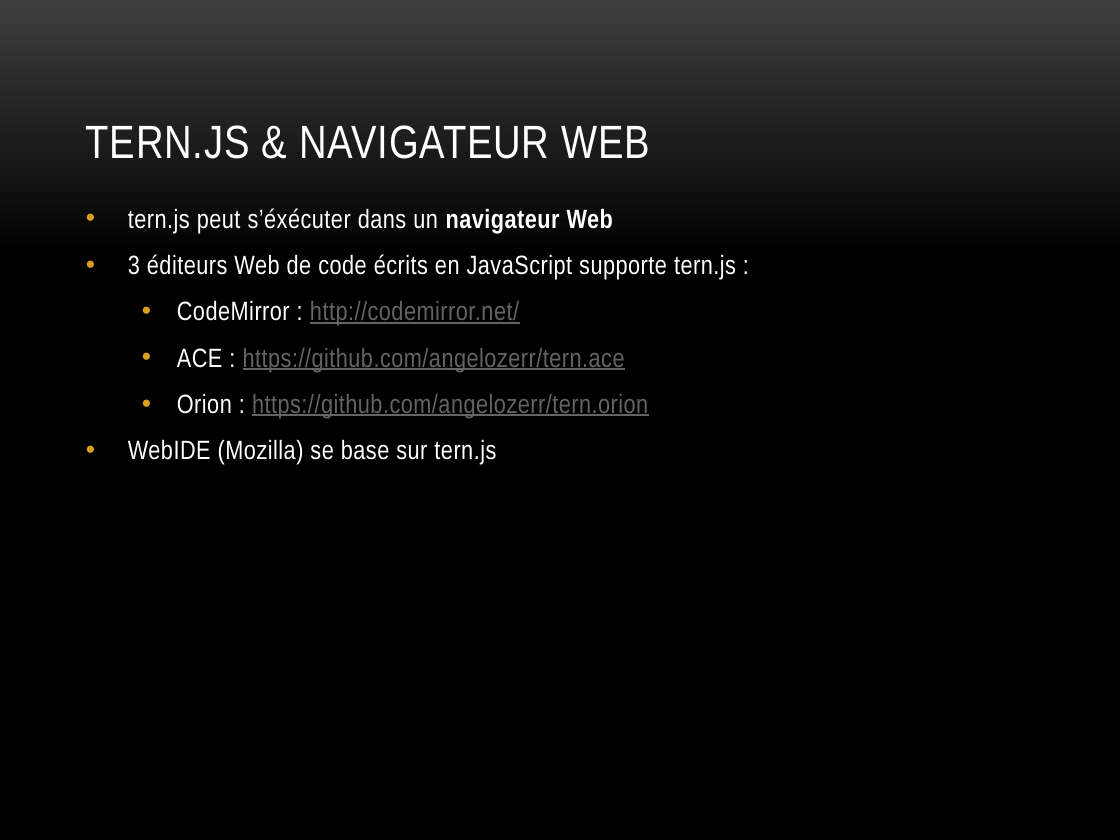
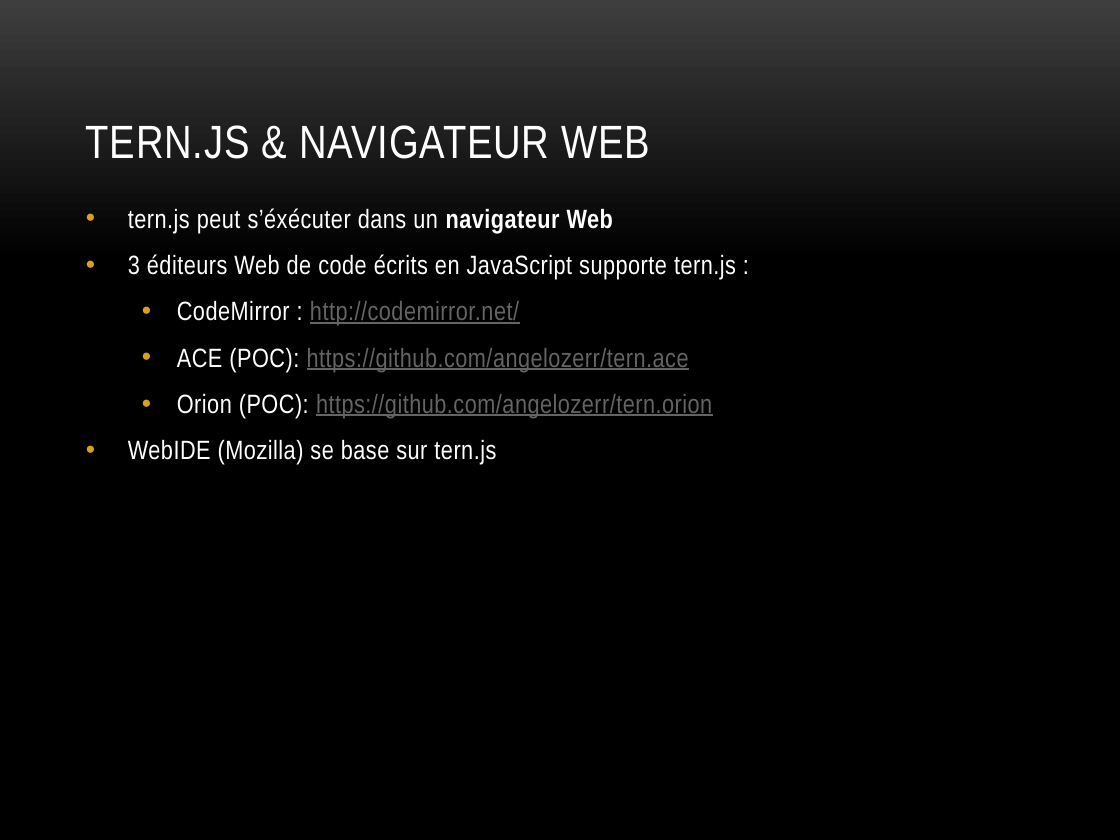
Before and after one commit to angelozerr/tern.java, a slide deck: slide 8 of docs/tern.java_fr.pptx. Drawn at 1120x840 pixels with LibreOffice and Linux fonts; fonts in the diff are those of the drawing; background and template pictures are left out. Boxes give left, top, right and bottom in pixels: in the first picture for what was removed or moved away, otherwise in the second. Text is boxed around its words. In the diff, an @@ line names an element or a change of style, - is before the commit and + after.

```diff
--- a/docs/tern.java_fr.pptx
+++ b/docs/tern.java_fr.pptx
@@ text at (177, 347, 712, 418): text changed @@
-  • ACE : https://github.com/angelozerr/tern.ace
-  • Orion : https://github.com/angelozerr/tern.orion
+  • ACE (POC): https://github.com/angelozerr/tern.ace
+  • Orion (POC): https://github.com/angelozerr/tern.orion
```
Also in this commit, not shown: 4 other slides changed, 3 slides added.
